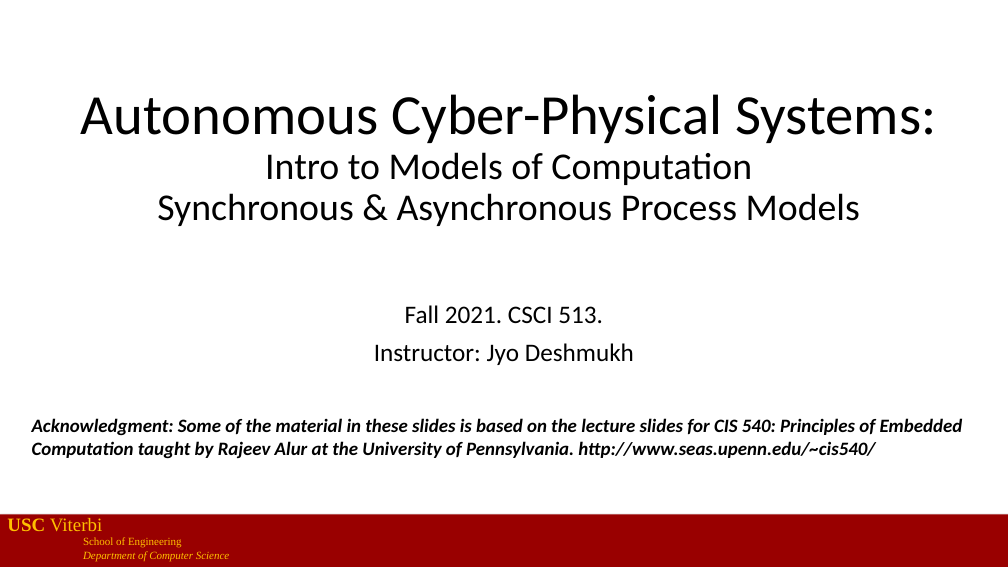
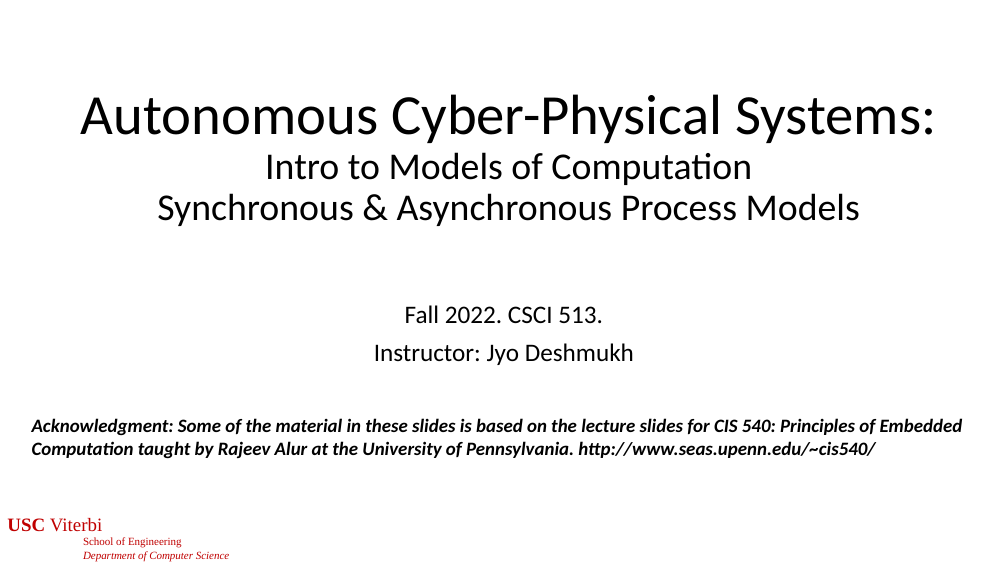
Before and after one commit to jdeshmukh/jdeshmukh.github.io, a slide deck: slide 1 of teaching/cs513slides/lecture1-Models.pptx. Drawn at 1008x567 pixels with LibreOffice and Linux fonts; fonts in the diff are those of the drawing. Boxes give left, top, right and bottom in pixels: in the first picture for what was removed or moved away, otherwise in the second. Text is boxed around its words. In the diff, an @@ line names an element or a change of style, - is before the commit and + after.

```diff
--- a/teaching/cs513slides/lecture1-Models.pptx
+++ b/teaching/cs513slides/lecture1-Models.pptx
@@ subtitle at bbox=[405, 305, 603, 323]: text changed @@
-Fall 2021. CSCI 513.
+Fall 2022. CSCI 513.
@@ text "USC Viterbi" at bbox=[7, 518, 229, 561]: text colour #FFC000 to #C00000 @@
@@ rectangle removed at bbox=[0, 515, 1008, 567] @@
```
Also in this commit, not shown: 53 other slides changed, 1 slide added, 3 other files.
